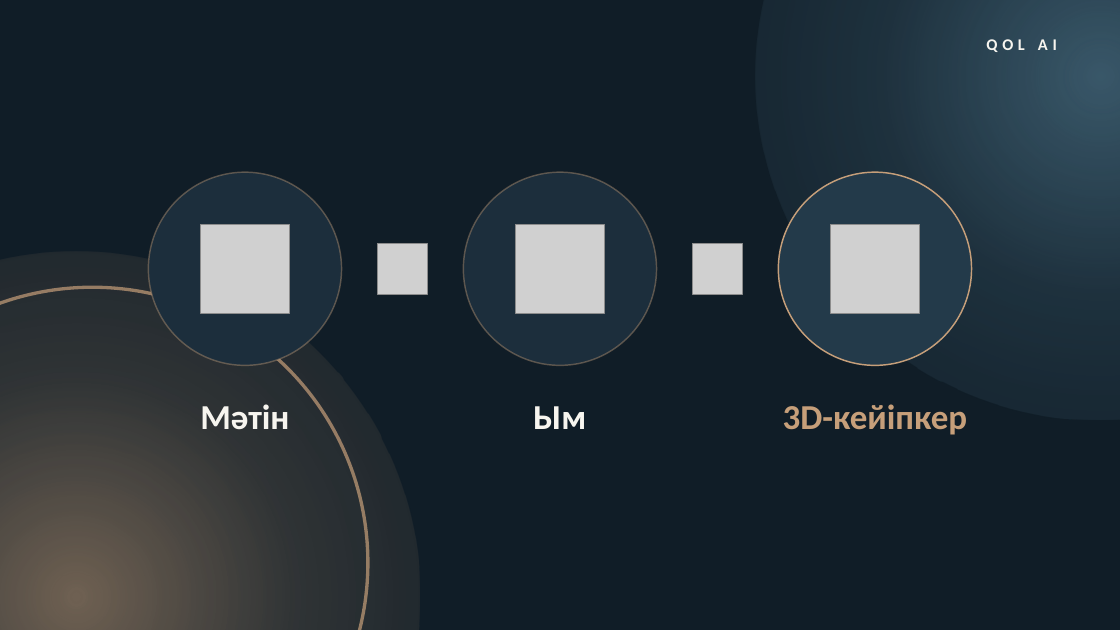
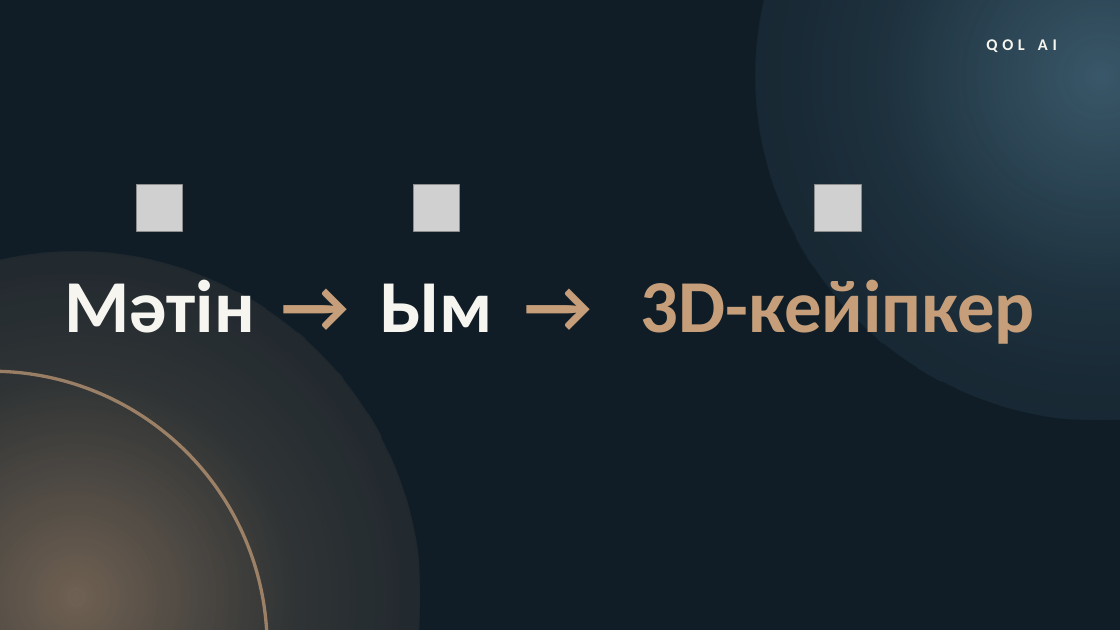
Before and after one commit to LofiSilent/Qol-Ai, a slide deck: slide 4 of presentation/Qol_AI_presentation_KZ.pptx. Drawn at 1120x630 pixels with LibreOffice and Linux fonts; fonts in the diff are those of the drawing; grey boxes stand for pictures; background and template pictures are left out. Boxes give left, top, right and bottom in pixels: in the first picture for what was removed or moved away, otherwise in the second. Text is boxed around its words. In the diff, an @@ line names an element or a change of style, - is before the commit and + after.

```diff
--- a/presentation/Qol_AI_presentation_KZ.pptx
+++ b/presentation/Qol_AI_presentation_KZ.pptx
@@ ellipse removed at (149,172,342,365) @@
@@ ellipse removed at (464,172,657,365) @@
@@ ellipse removed at (779,172,972,365) @@
@@ picture: place and size @@
-picture at (201,224,290,313)
+picture at (136,185,182,231)
@@ picture: place and size @@
-picture at (516,224,605,313)
+picture at (413,185,460,231)
@@ picture: place and size @@
-picture at (831,224,920,313)
+picture at (815,185,861,231)
@@ text "Мәтін": place and size @@
-text "Мәтін" at (200,404,289,430)
+text "Мәтін" at (64,279,254,333)
@@ text added at (273,248,357,357), 64 pt, text #C69F7A, bold @@
+→
@@ size 30 to 64 pt in 3 elements at (641,279,1035,344), (64,279,254,333), (380,283,493,332) @@
@@ text "Ым": place and size @@
-text "Ым" at (533,406,586,429)
+text "Ым" at (380,283,493,332)
@@ picture removed at (377,244,428,294) @@
@@ text added at (517,248,601,357), 64 pt, text #C69F7A, bold @@
+→
@@ text "3D-кейіпкер": place and size @@
-text "3D-кейіпкер" at (783,404,968,435)
+text "3D-кейіпкер" at (641,279,1035,344)
@@ picture removed at (692,244,743,294) @@
@@ arch (boxed as its full ring): place and size @@
-arch (boxed as its full ring) at (0,286,370,630)
+arch (boxed as its full ring) at (0,370,269,630)
```
Also in this commit, not shown: 1 other slide changed, 2 slides added, 3 slides removed, 1 other file.
